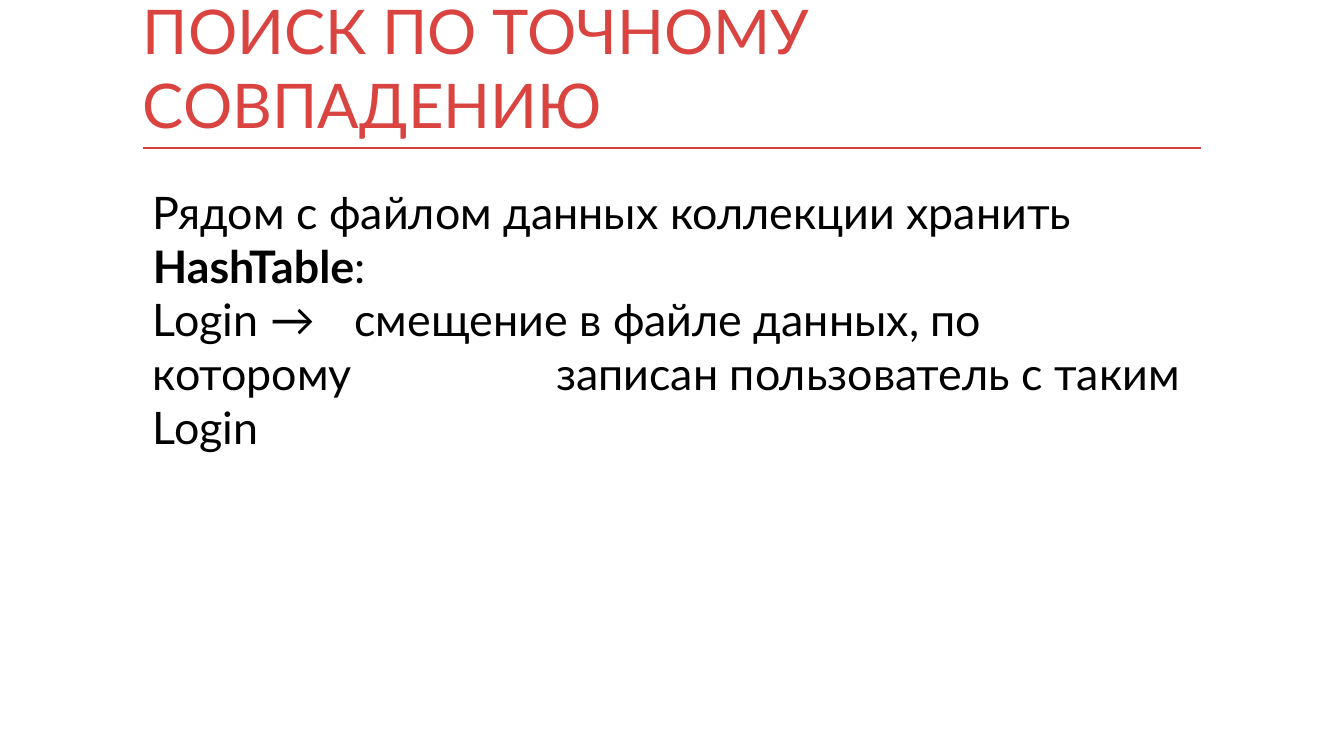
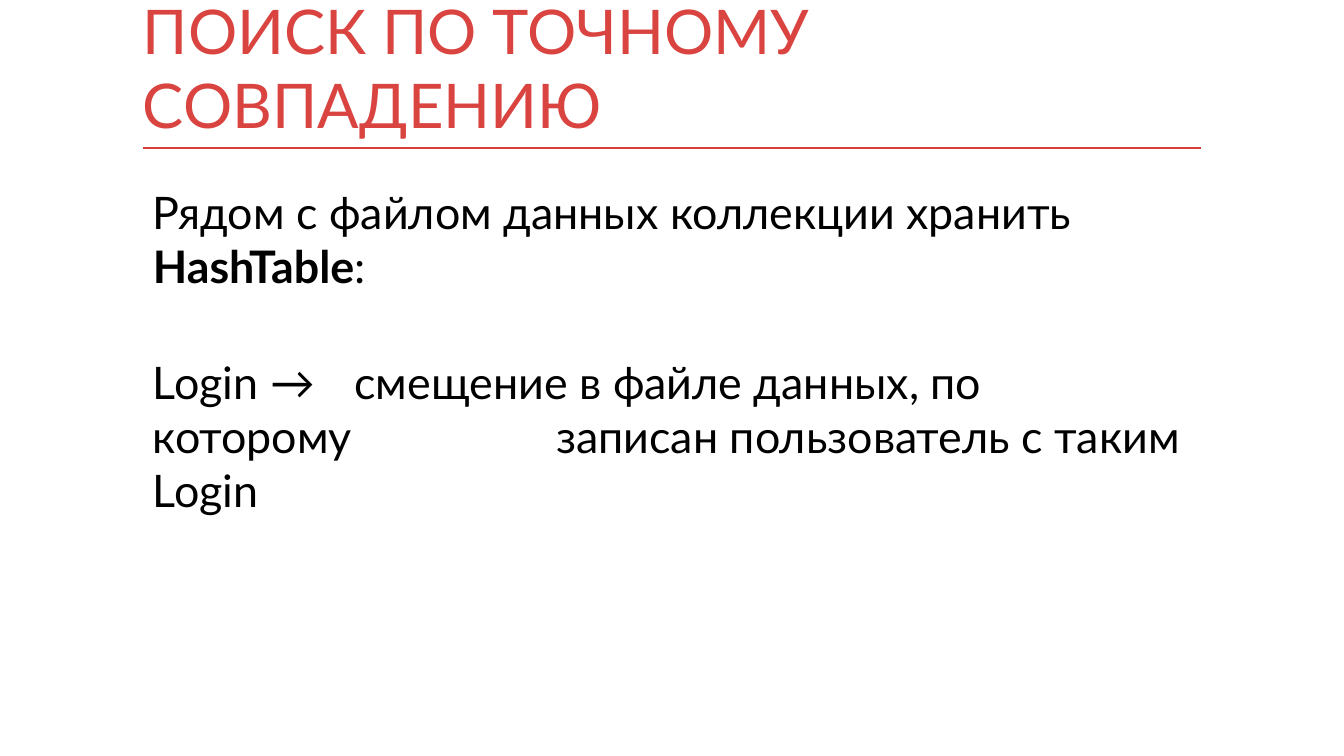
Before and after one commit to waverma/db, a slide deck: slide 38 of db.pptx (slide 34 before the commit). Drawn at 1344x756 pixels with LibreOffice and Linux fonts; fonts in the diff are those of the drawing. Boxes give left, top, right and bottom in pixels: in the first picture for what was removed or moved away, otherwise in the second. Text is boxed around its words. In the diff, an @@ line names an element or a change of style, - is before the commit and + after.

```diff
--- a/db.pptx
+++ b/db.pptx
@@ text at [153, 197, 1179, 516]: text changed @@
-Рядом с файлом данных коллекции хранить HashTable:
-Login → смещение в файле данных, по которому записан пользователь с таким Login
+Рядом с файлом данных коллекции хранить HashTable:
+Login → смещение в файле данных, по которому записан пользователь с таким Login
```
Also in this commit, not shown: 9 other slides changed, 4 slides added.
